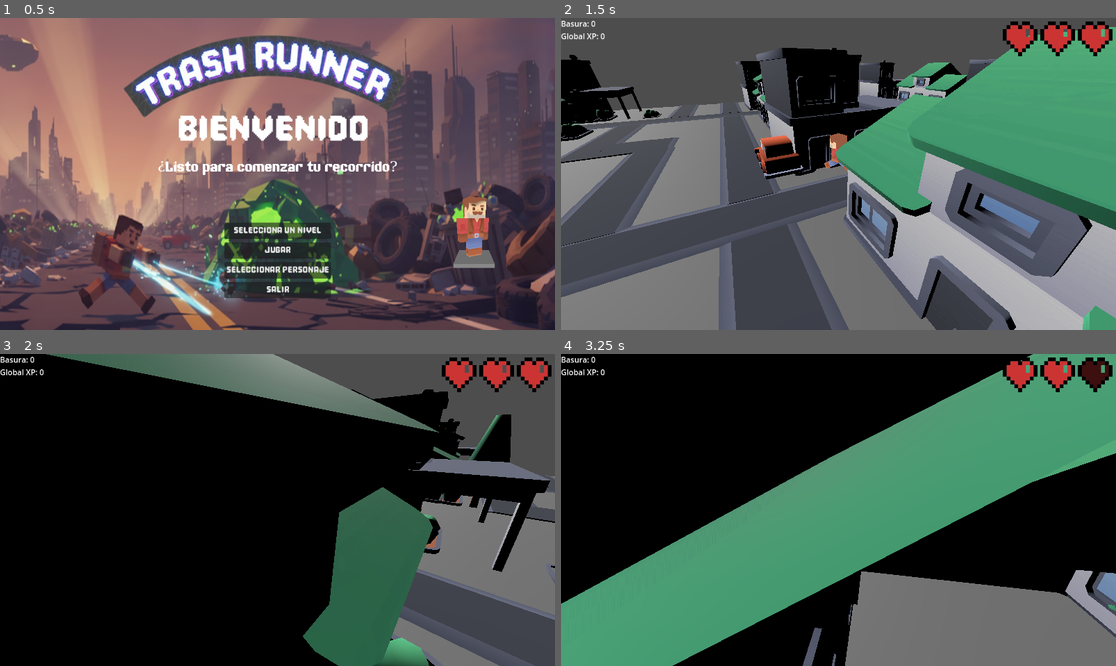
Above: before the commit, frames 1-4 (two rows, left to right).
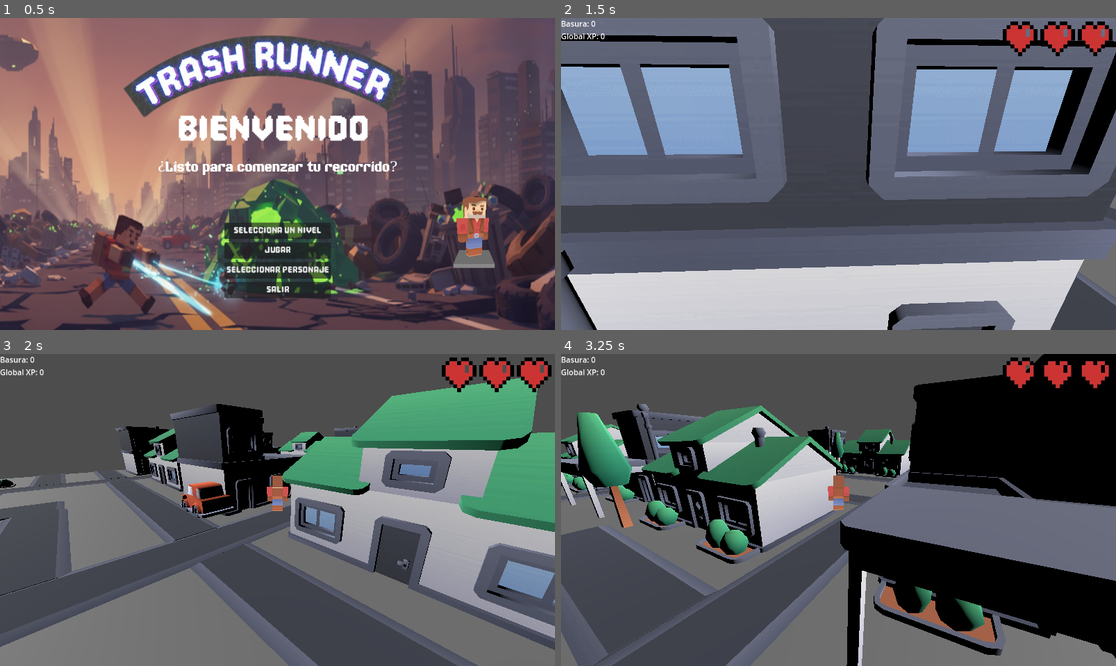
Above: after the commit, the same moments.

Repository: Ilesandres/game-recolections
Game: Godot game, scene res://src/UI/MainMenu.tscn
The game is run twice, just before and just after one commit, with the same random seed, the same clock (stepped at 60 frames per second) and the same inputs.
Inputs (mouse positions are in pixels of both pictures, inside the frame that each line leads up to):
- Up to frame 1 (0.5 s): no input
- Up to frame 2 (1.5 s): click "Jugar" at 0.5 s; move the mouse to (960, 158) at 1.27 s; hold Right (ui_right) from 1.28 s (still down); hold W (ui_front) from 1.28 s (still down); click (960, 158) at 1.42 s
- Up to frame 3 (2 s): keep holding Right (ui_right); keep holding W (ui_front)
- Up to frame 4 (3.25 s): move the mouse to (727, 525) at 2.02 s; release Right (ui_right) at 2.03 s; release W (ui_front) at 2.03 s; hold S (ui_back) 2.03-2.78 s; tap W (ui_front) at 2.1 s; click (727, 525) at 2.17 s; move the mouse to (894, 441) at 2.77 s; hold Right (ui_right) from 2.78 s (still down); hold W (ui_front) from 2.78 s (still down); click (894, 441) at 2.92 s

Frame 1 is identical in both runs. In frame 2, 83% of the frame differs, in the area x 0-100%, y 0-100%; in frame 3, 88%; in frame 4, 83%.

Commit message:
fix direccion de vista jugador

Diff:
--- a/Player.gd
+++ b/Player.gd
@@ -78,13 +78,13 @@
 
 	var input_dir = Vector3.ZERO
 	if Input.is_action_pressed("ui_right"):
+		input_dir.x += 1
+	if Input.is_action_pressed("ui_left"):
 		input_dir.x -= 1
-	if Input.is_action_pressed("ui_left"):
-		input_dir.x += 1
 	if Input.is_action_pressed("ui_front"):
+		input_dir.z -= 1
+	if Input.is_action_pressed("ui_back"):
 		input_dir.z += 1
-	if Input.is_action_pressed("ui_back"):
-		input_dir.z -= 1
 
 	input_dir = input_dir.normalized()
 
@@ -97,16 +97,13 @@
 			movement_vector = movement_vector.normalized()
 			velocity.x = movement_vector.x * SPEED
 			velocity.z = movement_vector.z * SPEED
+
 			if Input.get_mouse_mode() != Input.MOUSE_MODE_CAPTURED:
-				var target_transform = visuals_node.global_transform.looking_at(
-					global_position + movement_vector,
-					Vector3.UP,
-					true
-				)
-				visuals_node.global_transform.basis = visuals_node.global_transform.basis.slerp(
-					target_transform.basis,
-					delta * ROTATION_SMOOTH_SPEED
-				)
+				var target_dir = movement_vector.normalized()
+				if target_dir.length() > 0.01:
+					var target_rot = atan2(-target_dir.x, -target_dir.z)
+					rotation.y = lerp_angle(rotation.y, target_rot, delta * ROTATION_SMOOTH_SPEED)
+
 			if not is_sliding:
 				play_animation("walk")
 		elif is_on_floor():
@@ -119,6 +116,7 @@
 		velocity.x = 0.0
 		velocity.z = 0.0
 
+	# Cámara detrás del jugador
 	var visual_back_direction = -visuals_node.global_transform.basis.z.normalized()
 	var camera_offset = Vector3(0, 2, 6)
 	var target_camera_position = global_position
--- a/scenes/world/map/casa-tipoq2.tscn
+++ b/scenes/world/map/casa-tipoq2.tscn
@@ -45,12 +45,18 @@
 [sub_resource type="BoxShape3D" id="BoxShape3D_nqajl"]
 size = Vector3(0.81863403, 0.8317871, 0.85980225)
 
-[sub_resource type="BoxShape3D" id="BoxShape3D_yo1pb"]
-size = Vector3(0.42529297, 0.4399414, 0.8675537)
-
 [sub_resource type="CapsuleShape3D" id="CapsuleShape3D_ud4a0"]
 radius = 0.033691406
 height = 0.2246582
+
+[sub_resource type="BoxShape3D" id="BoxShape3D_yo1pb"]
+size = Vector3(0.41397095, 0.051208496, 0.8182831)
+
+[sub_resource type="BoxShape3D" id="BoxShape3D_ud4a0"]
+size = Vector3(0.3813324, 0.05114746, 0.7601929)
+
+[sub_resource type="BoxShape3D" id="BoxShape3D_pk7vw"]
+size = Vector3(0.030639648, 0.4340515, 0.026733398)
 
 [node name="building-type-q2" type="StaticBody3D"]
 collision_layer = 16
@@ -64,10 +70,22 @@
 transform = Transform3D(1, 0, 0, 0, 1, 0, 0, 0, 1, 0.19334412, 0.42921448, 0.019195557)
 shape = SubResource("BoxShape3D_nqajl")
 
-[node name="CollisionShape3D2" type="CollisionShape3D" parent="."]
-transform = Transform3D(1, 0, 0, 0, 1, 0, 0, 0, 1, -0.39057922, 0.22045898, 0.03289795)
-shape = SubResource("BoxShape3D_yo1pb")
-
 [node name="CollisionShape3D3" type="CollisionShape3D" parent="."]
 transform = Transform3D(1, 0, 0, 0, 1, 0, 0, 0, 1, -0.08972876, 0.80660534, 0)
 shape = SubResource("CapsuleShape3D_ud4a0")
+
+[node name="techo-1" type="CollisionShape3D" parent="."]
+transform = Transform3D(1, 0, 0, 0, 1, 0, 0, 0, 1, -0.41345215, 0.42401123, 0.006980896)
+shape = SubResource("BoxShape3D_yo1pb")
+
+[node name="cielo-raso" type="CollisionShape3D" parent="."]
+transform = Transform3D(1, 0, 0, 0, 1, 0, 0, 0, 1, -0.40905678, 0.37424815, 0.0016174316)
+shape = SubResource("BoxShape3D_ud4a0")
+
+[node name="CollisionShape3D2" type="CollisionShape3D" parent="."]
+transform = Transform3D(1, 0, 0, 0, 1, 0, 0, 0, 1, -0.58456075, 0.21669006, 0.3640747)
+shape = SubResource("BoxShape3D_pk7vw")
+
+[node name="CollisionShape3D4" type="CollisionShape3D" parent="."]
+transform = Transform3D(1, 0, 0, 0, 1, 0, 0, 0, 1, -0.58456075, 0.21669006, -0.3648578)
+shape = SubResource("BoxShape3D_pk7vw")
Not shown: 1 places in scenes/world/map/casa-tipoq2.tscn that only renumber resources
